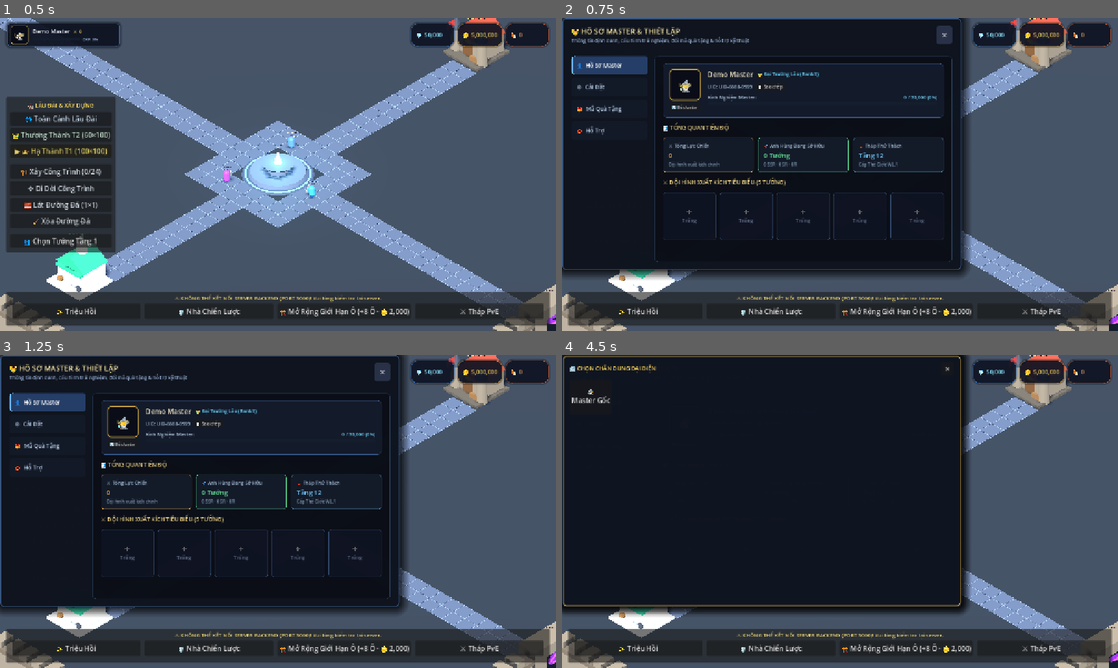
Above: before the commit, frames 1-4 (two rows, left to right).
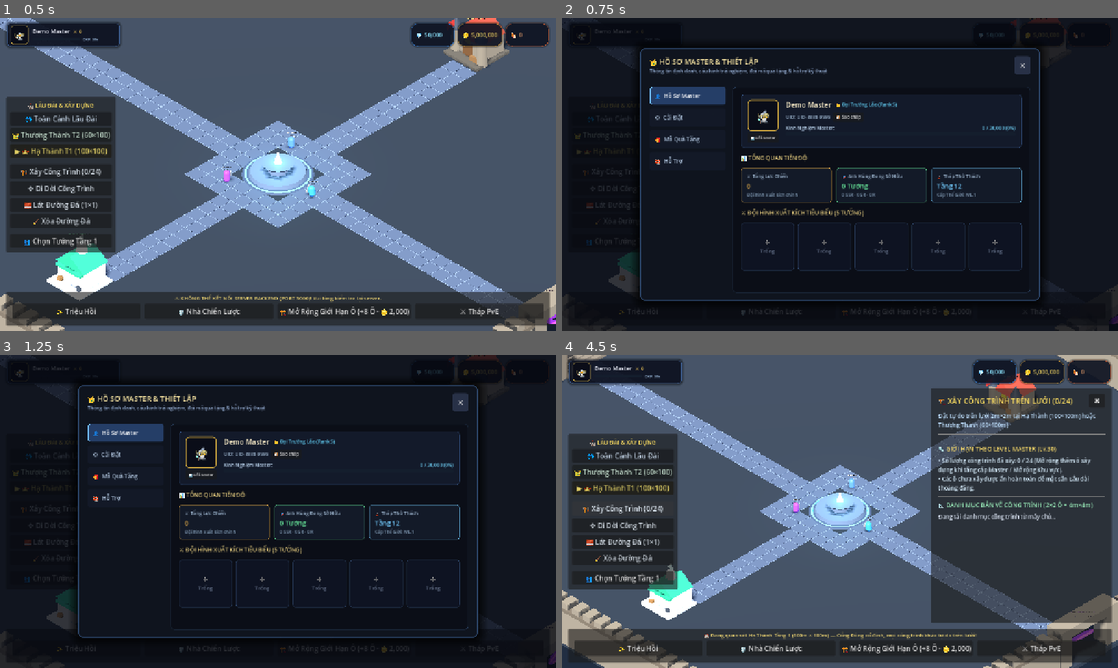
Above: after the commit, the same moments.

Repository: Zombie3012/infinity_gacha
Game: Godot game, scene res://scenes/base/isometric_base_3d.tscn
The game is run twice, just before and just after one commit, with the same random seed, the same clock (stepped at 60 frames per second) and the same inputs.
Inputs (mouse positions are in pixels of both pictures, inside the frame that each line leads up to):
- Up to frame 1 (0.5 s): no input
- Up to frame 2 (0.75 s): click (623, 33) at 0.5 s
- Up to frame 3 (1.25 s): no input
- Up to frame 4 (4.5 s): click "🔄 Đổi Avatar" at 1.25 s; click "🌐 Toàn Cảnh Lâu Đài" at 2 s; click "👑 Thượng Thành T2 (60×100)" at 2.75 s; click "▶ 🏰 Hạ Thành T1 (100×100)" at 3.5 s; click "🏗️ Xây Công Trình (0/24)" at 4.25 s

Frame 1 is identical in both runs. In frame 2, 47% of the frame differs, in the area x 0-100%, y 0-100%; in frame 3, 47%; in frame 4, 78%.

Commit message:
fix(ui): center PlayerProfileModal and enable clicking directly on avatar frame

Diff:
--- a/client-godot/scenes/base/isometric_base_3d.gd
+++ b/client-godot/scenes/base/isometric_base_3d.gd
@@ -208,6 +208,12 @@
 	if player_card_btn != null:
 		player_card_btn.pressed.connect(func():
 			_open_player_profile_modal(0)
+		)
+
+	if avatar_frame != null:
+		avatar_frame.gui_input.connect(func(event: InputEvent):
+			if event is InputEventMouseButton and event.pressed and event.button_index == MOUSE_BUTTON_LEFT:
+				_open_player_profile_modal(0)
 		)
 
 	_setup_top_hud_styles()
@@ -1956,6 +1962,12 @@
 		existing.queue_free()
 	var modal = PlayerProfileModalScript.new()
 	modal.name = "PlayerProfileModal"
+	modal.set_anchors_preset(Control.PRESET_FULL_RECT)
+	modal.anchor_right = 1.0
+	modal.anchor_bottom = 1.0
+	var vp_size := get_viewport().get_visible_rect().size
+	if vp_size.x > 0 and vp_size.y > 0:
+		modal.size = vp_size
 	$HUD.add_child(modal)
 	modal.setup(tab_idx)
 	modal.weather_changed.connect(func(preset_name: String):
--- a/client-godot/scenes/base/isometric_base_3d.tscn
+++ b/client-godot/scenes/base/isometric_base_3d.tscn
@@ -288,6 +288,7 @@
 
 [node name="CardMargin" type="MarginContainer" parent="HUD/TopBar/HBoxContainer/PlayerCardBtn/PlayerCardPanel"]
 layout_mode = 2
+mouse_filter = 2
 theme_override_constants/margin_left = 8
 theme_override_constants/margin_top = 4
 theme_override_constants/margin_right = 12
@@ -295,16 +296,19 @@
 
 [node name="CardHBox" type="HBoxContainer" parent="HUD/TopBar/HBoxContainer/PlayerCardBtn/PlayerCardPanel/CardMargin"]
 layout_mode = 2
+mouse_filter = 2
 theme_override_constants/separation = 10
 
 [node name="AvatarFrame" type="PanelContainer" parent="HUD/TopBar/HBoxContainer/PlayerCardBtn/PlayerCardPanel/CardMargin/CardHBox"]
 unique_name_in_owner = true
 custom_minimum_size = Vector2(40, 40)
 layout_mode = 2
+mouse_filter = 2
 
 [node name="AvatarIconLabel" type="Label" parent="HUD/TopBar/HBoxContainer/PlayerCardBtn/PlayerCardPanel/CardMargin/CardHBox/AvatarFrame"]
 unique_name_in_owner = true
 layout_mode = 2
+mouse_filter = 2
 theme_override_font_sizes/font_size = 20
 text = "🧙‍♂️"
 horizontal_alignment = 1
@@ -313,6 +317,7 @@
 [node name="AvatarLevelBadge" type="Label" parent="HUD/TopBar/HBoxContainer/PlayerCardBtn/PlayerCardPanel/CardMargin/CardHBox/AvatarFrame"]
 unique_name_in_owner = true
 layout_mode = 2
+mouse_filter = 2
 theme_override_colors/font_color = Color(1, 0.9, 0.4, 1)
 theme_override_font_sizes/font_size = 9
 text = "Lv.30"
@@ -322,16 +327,19 @@
 [node name="PlayerInfoVBox" type="VBoxContainer" parent="HUD/TopBar/HBoxContainer/PlayerCardBtn/PlayerCardPanel/CardMargin/CardHBox"]
 layout_mode = 2
 size_flags_horizontal = 3
+mouse_filter = 2
 theme_override_constants/separation = 2
 alignment = 1
 
 [node name="NameAndCpRow" type="HBoxContainer" parent="HUD/TopBar/HBoxContainer/PlayerCardBtn/PlayerCardPanel/CardMargin/CardHBox/PlayerInfoVBox"]
 layout_mode = 2
+mouse_filter = 2
 theme_override_constants/separation = 8
 
 [node name="PlayerNameLabel" type="Label" parent="HUD/TopBar/HBoxContainer/PlayerCardBtn/PlayerCardPanel/CardMargin/CardHBox/PlayerInfoVBox/NameAndCpRow"]
 unique_name_in_owner = true
 layout_mode = 2
+mouse_filter = 2
 theme_override_colors/font_color = Color(0.95, 0.96, 1, 1)
 theme_override_font_sizes/font_size = 13
 text = "Demo Master"
@@ -339,12 +347,14 @@
 [node name="PlayerCpLabel" type="Label" parent="HUD/TopBar/HBoxContainer/PlayerCardBtn/PlayerCardPanel/CardMargin/CardHBox/PlayerInfoVBox/NameAndCpRow"]
 unique_name_in_owner = true
 layout_mode = 2
+mouse_filter = 2
 theme_override_colors/font_color = Color(1, 0.82, 0.35, 1)
 theme_override_font_sizes/font_size = 11
 text = "⚔️ 45,200"
 
 [node name="ExpRow" type="HBoxContainer" parent="HUD/TopBar/HBoxContainer/PlayerCardBtn/PlayerCardPanel/CardMargin/CardHBox/PlayerInfoVBox"]
 layout_mode = 2
+mouse_filter = 2
 theme_override_constants/separation = 6
 
 [node name="PlayerExpBar" type="ProgressBar" parent="HUD/TopBar/HBoxContainer/PlayerCardBtn/PlayerCardPanel/CardMargin/CardHBox/PlayerInfoVBox/ExpRow"]
@@ -352,12 +362,14 @@
 custom_minimum_size = Vector2(110, 6)
 layout_mode = 2
 size_flags_vertical = 4
+mouse_filter = 2
 show_percentage = false
 value = 50.0
 
 [node name="PlayerExpText" type="Label" parent="HUD/TopBar/HBoxContainer/PlayerCardBtn/PlayerCardPanel/CardMargin/CardHBox/PlayerInfoVBox/ExpRow"]
 unique_name_in_owner = true
 layout_mode = 2
+mouse_filter = 2
 theme_override_colors/font_color = Color(0.65, 0.78, 0.92, 1)
 theme_override_font_sizes/font_size = 9
 text = "EXP: 50%"
--- a/client-godot/scripts/ui/player_profile_modal.gd
+++ b/client-godot/scripts/ui/player_profile_modal.gd
@@ -23,14 +23,43 @@
 var _audio_bus_bgm_idx: int = -1
 var _audio_bus_sfx_idx: int = -1
 
+var _center_box: CenterContainer = null
+
 # Avatar selector sub-modal
+var _avatar_picker_wrap: Control = null
 var _avatar_picker_panel: PanelContainer = null
+
+func _init() -> void:
+	set_anchors_preset(Control.PRESET_FULL_RECT)
+	anchor_right = 1.0
+	anchor_bottom = 1.0
+	offset_left = 0.0
+	offset_top = 0.0
+	offset_right = 0.0
+	offset_bottom = 0.0
+	grow_horizontal = Control.GROW_DIRECTION_BOTH
+	grow_vertical = Control.GROW_DIRECTION_BOTH
+	mouse_filter = Control.MOUSE_FILTER_STOP
 
 func _ready() -> void:
 	if not _is_ui_built:
 		_build_ui()
 	_init_audio_buses()
 	_switch_tab(_active_tab)
+	get_viewport().size_changed.connect(_on_viewport_size_changed)
+	_update_fullscreen_layout()
+
+func _on_viewport_size_changed() -> void:
+	_update_fullscreen_layout()
+
+func _update_fullscreen_layout() -> void:
+	var vp_size := get_viewport_rect().size
+	if vp_size.x > 0 and vp_size.y > 0:
+		size = vp_size
+		if _dimmer != null:
+			_dimmer.size = vp_size
+		if _center_box != null:
+			_center_box.size = vp_size
 
 func _init_audio_buses() -> void:
 	_audio_bus_master_idx = AudioServer.get_bus_index("Master")
@@ -43,6 +72,7 @@
 	_active_tab = initial_tab
 	if not _is_ui_built:
 		_build_ui()
+	_update_fullscreen_layout()
 	_switch_tab(_active_tab)
 
 func refresh_all() -> void:
@@ -51,14 +81,34 @@
 
 func _build_ui() -> void:
 	_is_ui_built = true
-	set_anchors_preset(PRESET_FULL_RECT)
-	mouse_filter = MOUSE_FILTER_STOP
+	set_anchors_preset(Control.PRESET_FULL_RECT)
+	anchor_right = 1.0
+	anchor_bottom = 1.0
+	offset_left = 0.0
+	offset_top = 0.0
+	offset_right = 0.0
+	offset_bottom = 0.0
+	grow_horizontal = Control.GROW_DIRECTION_BOTH
+	grow_vertical = Control.GROW_DIRECTION_BOTH
+	mouse_filter = Control.MOUSE_FILTER_STOP
+
+	var vp_size := get_viewport_rect().size
+	if vp_size.x > 0 and vp_size.y > 0:
+		size = vp_size
 
 	# 1. Dimmer Background
 	_dimmer = ColorRect.new()
-	_dimmer.set_anchors_preset(PRESET_FULL_RECT)
+	_dimmer.set_anchors_preset(Control.PRESET_FULL_RECT)
+	_dimmer.anchor_right = 1.0
+	_dimmer.anchor_bottom = 1.0
+	_dimmer.offset_left = 0.0
+	_dimmer.offset_top = 0.0
+	_dimmer.offset_right = 0.0
+	_dimmer.offset_bottom = 0.0
+	_dimmer.grow_horizontal = Control.GROW_DIRECTION_BOTH
+	_dimmer.grow_vertical = Control.GROW_DIRECTION_BOTH
 	_dimmer.color = Color(0.02, 0.03, 0.06, 0.82)
-	_dimmer.mouse_filter = MOUSE_FILTER_STOP
+	_dimmer.mouse_filter = Control.MOUSE_FILTER_STOP
 	_dimmer.gui_input.connect(func(event: InputEvent):
 		if event is InputEventMouseButton and event.pressed and event.button_index == MOUSE_BUTTON_LEFT:
 			_close_modal()
@@ -66,14 +116,22 @@
 	add_child(_dimmer)
 
 	# 2. Main Window Center Container
-	var center_box := CenterContainer.new()
-	center_box.set_anchors_preset(PRESET_FULL_RECT)
-	center_box.mouse_filter = MOUSE_FILTER_IGNORE
-	add_child(center_box)
+	_center_box = CenterContainer.new()
+	_center_box.set_anchors_preset(Control.PRESET_FULL_RECT)
+	_center_box.anchor_right = 1.0
+	_center_box.anchor_bottom = 1.0
+	_center_box.offset_left = 0.0
+	_center_box.offset_top = 0.0
+	_center_box.offset_right = 0.0
+	_center_box.offset_bottom = 0.0
+	_center_box.grow_horizontal = Control.GROW_DIRECTION_BOTH
+	_center_box.grow_vertical = Control.GROW_DIRECTION_BOTH
+	_center_box.mouse_filter = Control.MOUSE_FILTER_IGNORE
+	add_child(_center_box)
 
 	_main_panel = PanelContainer.new()
 	_main_panel.custom_minimum_size = Vector2(920, 580)
-	_main_panel.mouse_filter = MOUSE_FILTER_STOP
+	_main_panel.mouse_filter = Control.MOUSE_FILTER_STOP
 
 	var panel_style := StyleBoxFlat.new()
 	panel_style.bg_color = Color(0.06, 0.08, 0.12, 0.98)
@@ -89,7 +147,7 @@
 	panel_style.shadow_color = Color(0, 0, 0, 0.75)
 	panel_style.shadow_size = 24
 	_main_panel.add_theme_stylebox_override("panel", panel_style)
-	center_box.add_child(_main_panel)
+	_center_box.add_child(_main_panel)
 
 	var outer_margin := MarginContainer.new()
 	outer_margin.add_theme_constant_override("margin_left", 20)
@@ -1241,11 +1299,36 @@
 # AVATAR PICKER POPUP
 # ==============================================================================
 func _open_avatar_picker() -> void:
-	if _avatar_picker_panel != null:
-		_avatar_picker_panel.queue_free()
+	_close_avatar_picker()
+
+	_avatar_picker_wrap = Control.new()
+	_avatar_picker_wrap.set_anchors_preset(Control.PRESET_FULL_RECT)
+	_avatar_picker_wrap.anchor_right = 1.0
+	_avatar_picker_wrap.anchor_bottom = 1.0
+	_avatar_picker_wrap.size = size
+	_avatar_picker_wrap.mouse_filter = Control.MOUSE_FILTER_STOP
+	add_child(_avatar_picker_wrap)
+
+	var bg := ColorRect.new()
+	bg.set_anchors_preset(Control.PRESET_FULL_RECT)
+	bg.anchor_right = 1.0
+	bg.anchor_bottom = 1.0
+	bg.color = Color(0, 0, 0, 0.6)
+	bg.mouse_filter = Control.MOUSE_FILTER_STOP
+	bg.gui_input.connect(func(ev: InputEvent):
+		if ev is InputEventMouseButton and ev.pressed:
+			_close_avatar_picker()
+	)
+	_avatar_picker_wrap.add_child(bg)
+
+	var center := CenterContainer.new()
+	center.set_anchors_preset(Control.PRESET_FULL_RECT)
+	center.anchor_right = 1.0
+	center.anchor_bottom = 1.0
+	center.mouse_filter = Control.MOUSE_FILTER_IGNORE
+	_avatar_picker_wrap.add_child(center)
 
 	_avatar_picker_panel = PanelContainer.new()
-	_avatar_picker_panel.set_anchors_preset(PRESET_CENTER)
 	_avatar_picker_panel.custom_minimum_size = Vector2(480, 340)
 
 	var p_style := StyleBoxFlat.new()
@@ -1261,7 +1344,7 @@
 	p_style.corner_radius_bottom_right = 8
 	p_style.shadow_size = 20
 	_avatar_picker_panel.add_theme_stylebox_override("panel", p_style)
-	_main_panel.add_child(_avatar_picker_panel)
+	center.add_child(_avatar_picker_panel)
 
 	var m := MarginContainer.new()
 	m.add_theme_constant_override("margin_left", 14)
@@ -1286,11 +1369,7 @@
 
 	var close_av := Button.new()
 	close_av.text = " ✕ "
-	close_av.pressed.connect(func():
-		if _avatar_picker_panel != null:
-			_avatar_picker_panel.queue_free()
-			_avatar_picker_panel = null
-	)
+	close_av.pressed.connect(_close_avatar_picker)
 	h_row.add_child(close_av)
 
 	var scroll := ScrollContainer.new()
@@ -1310,9 +1389,7 @@
 	def_btn.pressed.connect(func():
 		GameState.selected_avatar_hero_id = ""
 		show_toast("🧙‍♂️ Đã chọn đại diện Master Gốc!", true)
-		if _avatar_picker_panel != null:
-			_avatar_picker_panel.queue_free()
-			_avatar_picker_panel = null
+		_close_avatar_picker()
 		_render_profile_tab()
 	)
 	grid.add_child(def_btn)
@@ -1328,12 +1405,16 @@
 			btn.pressed.connect(func():
 				GameState.selected_avatar_hero_id = hid
 				show_toast("✨ Đã chọn đại diện: %s!" % hname, true)
-				if _avatar_picker_panel != null:
-					_avatar_picker_panel.queue_free()
-					_avatar_picker_panel = null
+				_close_avatar_picker()
 				_render_profile_tab()
 			)
 			grid.add_child(btn)
+
+func _close_avatar_picker() -> void:
+	if _avatar_picker_wrap != null:
+		_avatar_picker_wrap.queue_free()
+		_avatar_picker_wrap = null
+	_avatar_picker_panel = null
 
 # ==============================================================================
 # TOAST NOTIFICATION OVERLAY
